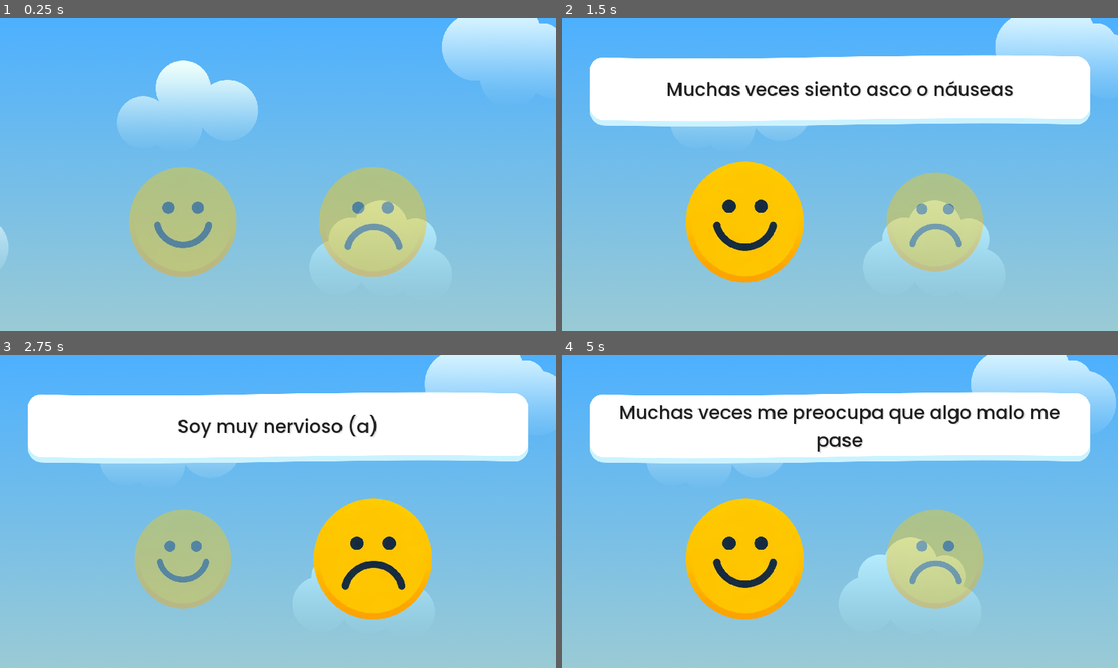
Above: before the commit, frames 1-4 (two rows, left to right).
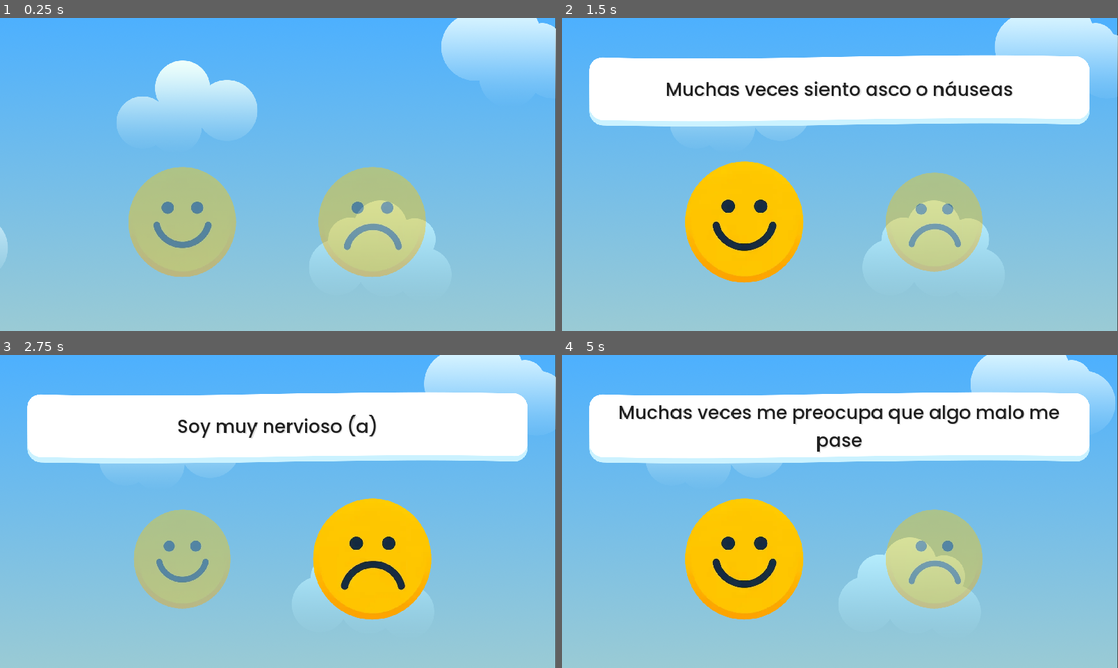
Above: after the commit, the same moments.

Repository: TIC-LPQS-2023B-2024A/hedan-game
Game: Godot game, scene res://src/questionnaire/questionnaire.tscn
Same seed, same stepped clock (60 frames per second), same inputs: the game is played once before the commit and once after it. This scene is started directly instead of the project's main scene.
Inputs (mouse positions are in pixels of both pictures, inside the frame that each line leads up to):
- Up to frame 1 (0.25 s): no input
- Up to frame 2 (1.5 s): move the mouse to (962, 158) at 0.52 s; move the mouse to (728, 190) at 1.27 s
- Up to frame 3 (2.75 s): click (372, 558) at 2 s
- Up to frame 4 (5 s): move the mouse to (895, 442) at 2.77 s; move the mouse to (812, 574) at 3.52 s; click (745, 558) at 4.25 s

The runs differ from the first frame. In frame 1, 0.6% of the frame differs, in the area x 0-100%, y 0-100%; in frame 2, 1.4%; in frame 3, 1.1%; in frame 4, 1.7%, in the area x 4-100%, y 0-100%.

Commit message:
feat: transición de minijuegos
Co-Authored-By: Andrés Ponce <75549856+aponce2001@users.noreply.github.com>

Diff:
--- a/src/common/types/minigame.gd
+++ b/src/common/types/minigame.gd
@@ -1,3 +1,5 @@
-extends Control
+extends CanvasItem
 
 class_name Minigame
+
+signal minigame_ended()
--- /dev/null
+++ b/src/minigames/coin_collector/coin_collector.gd
@@ -0,0 +1,4 @@
+extends Minigame
+
+func _on_button_pressed():
+	minigame_ended.emit()
--- a/src/minigames/coin_collector/coin_collector.tscn
+++ b/src/minigames/coin_collector/coin_collector.tscn
@@ -1,3 +1,30 @@
-[gd_scene format=3 uid="uid://qk8xptuptt5"]
+[gd_scene load_steps=2 format=3 uid="uid://qk8xptuptt5"]
 
-[node name="CoinCollector" type="Node2D"]
+[ext_resource type="Script" path="res://src/minigames/coin_collector/coin_collector.gd" id="1_kiyuw"]
+
+[node name="CoinCollector" type="Control"]
+layout_mode = 3
+anchors_preset = 15
+anchor_right = 1.0
+anchor_bottom = 1.0
+grow_horizontal = 2
+grow_vertical = 2
+script = ExtResource("1_kiyuw")
+
+[node name="Button" type="Button" parent="."]
+layout_mode = 1
+anchors_preset = 8
+anchor_left = 0.5
+anchor_top = 0.5
+anchor_right = 0.5
+anchor_bottom = 0.5
+offset_left = -4.0
+offset_top = -4.0
+offset_right = 4.0
+offset_bottom = 4.0
+grow_horizontal = 2
+grow_vertical = 2
+theme_override_font_sizes/font_size = 100
+text = "Terminar minijuego"
+
+[connection signal="pressed" from="Button" to="." method="_on_button_pressed"]
--- /dev/null
+++ b/src/questionnaire/minigame_start_message_container/minigame_start_message_container.tscn
@@ -0,0 +1,56 @@
+[gd_scene load_steps=4 format=3 uid="uid://b4wmifu5soc8k"]
+
+[ext_resource type="FontFile" uid="uid://4y22whsnw4fa" path="res://assets/fonts/TitanOne-Regular.ttf" id="1_jaroi"]
+
+[sub_resource type="Animation" id="Animation_2fvss"]
+resource_name = "intro"
+length = 0.5
+tracks/0/type = "value"
+tracks/0/imported = false
+tracks/0/enabled = true
+tracks/0/path = NodePath(".:position")
+tracks/0/interp = 1
+tracks/0/loop_wrap = true
+tracks/0/keys = {
+"times": PackedFloat32Array(0, 0.5),
+"transitions": PackedFloat32Array(1, 2),
+"update": 0,
+"values": [Vector2(0, -1069), Vector2(0, 0)]
+}
+
+[sub_resource type="AnimationLibrary" id="AnimationLibrary_j18hq"]
+_data = {
+"intro": SubResource("Animation_2fvss")
+}
+
+[node name="MinigameStartMessageContainer" type="VBoxContainer"]
+anchors_preset = 15
+anchor_right = 1.0
+anchor_bottom = 1.0
+offset_top = -1069.0
+offset_bottom = -1069.0
+grow_horizontal = 2
+grow_vertical = 2
+alignment = 1
+
+[node name="MinigameStartMessage" type="RichTextLabel" parent="."]
+layout_mode = 2
+theme_override_colors/font_shadow_color = Color(0, 0, 0, 0.380392)
+theme_override_constants/shadow_offset_x = 20
+theme_override_constants/shadow_offset_y = 20
+theme_override_constants/shadow_outline_size = 20
+theme_override_constants/outline_size = 20
+theme_override_fonts/normal_font = ExtResource("1_jaroi")
+theme_override_font_sizes/normal_font_size = 172
+bbcode_enabled = true
+text = "
+[rainbow freq=0.15 sat=0.65][center]¡Vamos a jugar![/center]
+ "
+fit_content = true
+scroll_active = false
+
+[node name="AnimationPlayer" type="AnimationPlayer" parent="."]
+libraries = {
+"": SubResource("AnimationLibrary_j18hq")
+}
+autoplay = "intro"
--- a/src/questionnaire/questionnaire.gd
+++ b/src/questionnaire/questionnaire.gd
@@ -4,11 +4,24 @@
 
 @onready var _answer_options_container: AnswerOptionsContainer = $AnswerOptionsContainer
 @onready var _question_container: QuestionContainer = $QuestionContainer
+@onready var _minigame_start_message_container_scene = preload ("res://src/questionnaire/minigame_start_message_container/minigame_start_message_container.tscn")
+@onready var _block_control: Control = $BlockControl
 
 var _questions: Array[String] = []
 var _current_question = 0
 var _answers: Array[Dictionary] = []
 var _start_time: int = 0
+
+@export var minigames: Array[PackedScene] = [
+	preload ("res://src/minigames/memory/memory.tscn"),
+	preload ("res://src/minigames/coin_collector/coin_collector.tscn"),
+	preload ("res://src/minigames/tic_tac_toe/tic_tac_toe.tscn"),
+	preload ("res://src/minigames/simon_says/simon_says.tscn"),
+]
+
+const _minigame_breakpoints: Array[int] = [10, 20, 30, 40]
+var _current_breakpoint: int = 0
+var _current_minigame: Minigame = null
 
 signal questions_answered(answers: Array[Dictionary])
 
@@ -19,6 +32,7 @@
 	await play_intro_tween()
 	_start_time = Time.get_ticks_msec()
 	_question_container.question_changed.connect(_on_question_changed)
+	_block_control.visible = false
 
 func _parse_csv_to_questions(file_path: String) -> Array[String]:
 	var file = FileAccess.open(file_path, FileAccess.READ)
@@ -42,6 +56,9 @@
 		"timeTaken": time_taken
 	})
 
+	if _current_breakpoint < _minigame_breakpoints.size() and _current_question + 1 == _minigame_breakpoints[_current_breakpoint]:
+		start_minigame()
+
 	_current_question += 1
 	if _current_question >= _questions.size():
 		questions_answered.emit(_answers)
@@ -50,7 +67,6 @@
 
 func _on_option_pressed(answer: bool):
 	_change_to_next_question(answer)
-
 
 func play_intro_tween():
 	_answer_options_container.modulate = Color(1, 1, 1, 0)
@@ -65,5 +81,36 @@
 
 	_answer_options_container.enable_options()
 
+func start_minigame():
+	_block_control.visible = true
+	var minigame_start_message = _minigame_start_message_container_scene.instantiate()
+	minigame_start_message.position = Vector2(0, 0)
+	add_child(minigame_start_message)
+	await get_tree().create_timer(5).timeout
+
+	var tween = create_tween().set_parallel(true)
+	tween.tween_property(self, "position:y", -get_viewport().size.y - 500, 1).set_ease(Tween.EASE_IN).set_trans(Tween.TRANS_SINE)
+	await tween.finished
+	minigame_start_message.queue_free()
+
+	_current_breakpoint += 1
+	_current_minigame = minigames[_current_breakpoint - 1].instantiate()
+	_current_minigame.position.y = get_viewport().size.y + 500
+	_current_minigame.minigame_ended.connect(_on_minigame_ended)
+	_current_minigame.modulate = Color(1, 1, 1, 0)
+	add_child(_current_minigame)
+
+	var minigame_tween = create_tween().set_parallel(true)
+	minigame_tween.tween_property(_current_minigame, "modulate", Color(1, 1, 1, 1), 0.5).set_trans(Tween.TRANS_SINE)
+
 func _on_question_changed():
 	_start_time = Time.get_ticks_msec()
+
+func _on_minigame_ended():
+	if _current_minigame != null:
+		_current_minigame.queue_free()
+	var tween = create_tween().set_parallel(true)
+	tween.tween_property(self, "position:y", 0, 1).set_ease(Tween.EASE_IN).set_trans(Tween.TRANS_SINE)
+	await tween.finished
+	_block_control.visible = false
+	_start_time = Time.get_ticks_msec()
--- a/src/questionnaire/questionnaire.tscn
+++ b/src/questionnaire/questionnaire.tscn
@@ -16,6 +16,8 @@
 anchors_preset = 15
 anchor_right = 1.0
 anchor_bottom = 1.0
+offset_left = -2.0
+offset_right = -2.0
 grow_horizontal = 2
 grow_vertical = 2
 script = ExtResource("1_lyaks")
@@ -56,3 +58,12 @@
 offset_bottom = 365.0
 grow_horizontal = 2
 grow_vertical = 2
+
+[node name="BlockControl" type="Control" parent="."]
+visible = false
+layout_mode = 1
+anchors_preset = 15
+anchor_right = 1.0
+anchor_bottom = 1.0
+grow_horizontal = 2
+grow_vertical = 2
Binary file added: assets/fonts/TitanOne-Regular.ttf
Not shown, added: assets/fonts/TitanOne-Regular.ttf.import
